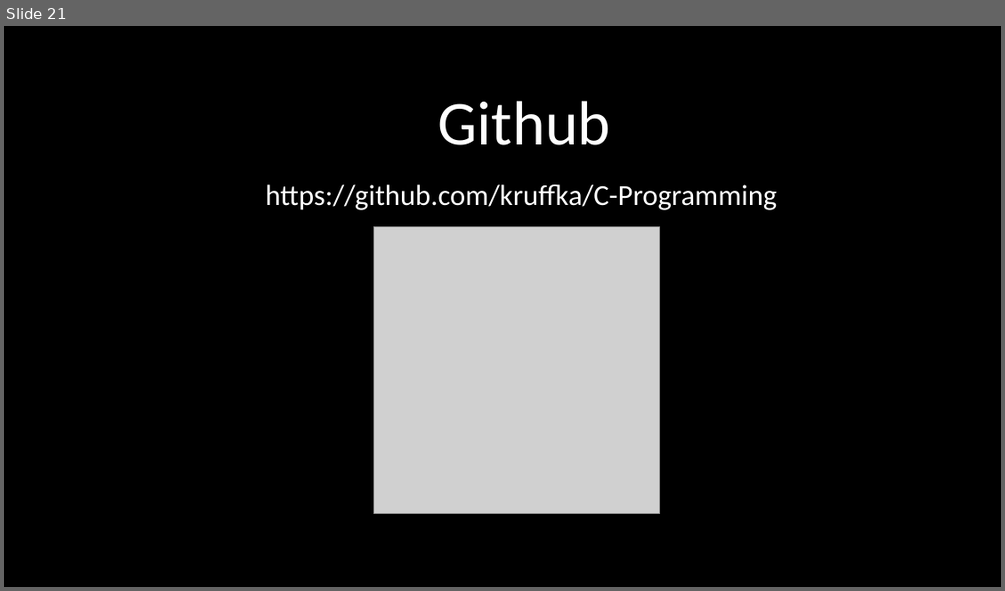
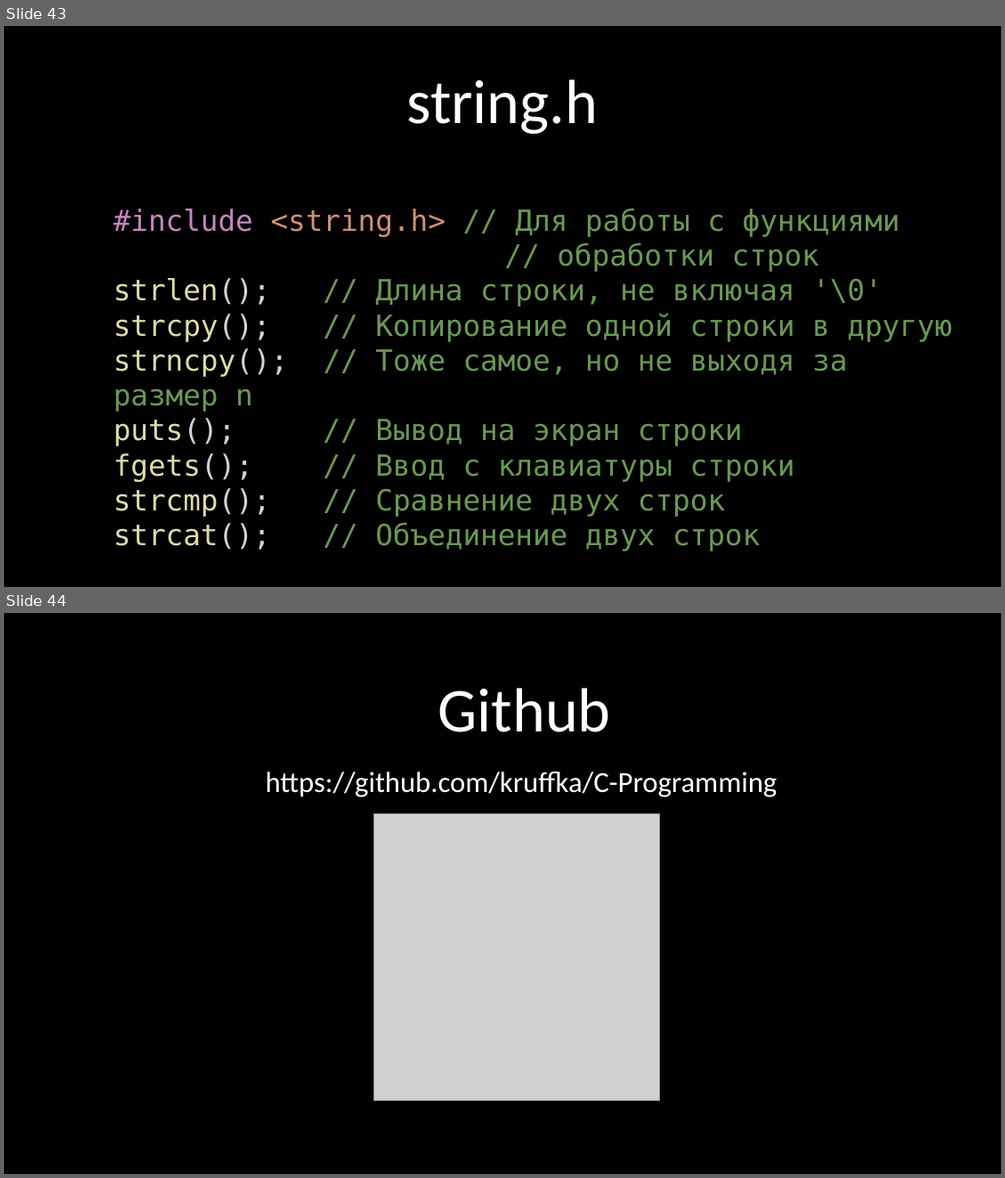
Before and after one commit to kruffka/C-Programming, a slide deck: 5_arrays/5_arrays.pptx. Shown one above the other, each under a label of ours: slide 21 before the commit, slides 43 and 44 after it. The pictures are 1005x591 and 1005x1178 pixels, drawn with LibreOffice and Linux fonts; fonts in the diff are those of the drawing; grey boxes stand for pictures. Boxes give left, top, right and bottom in pixels: in the first picture for what was removed or moved away, otherwise in the second. Text is boxed around its words. In the diff, an @@ line names an element or a change of style, - is before the commit and + after.

```diff
--- a/5_arrays/5_arrays.pptx
+++ b/5_arrays/5_arrays.pptx
@@ slide 43 added at (4,26,1001,587), background #000000 @@
@@ text added at (407,79,598,134), 60 pt, text #FFFFFF @@
+string.h
@@ text added at (113,208,952,516), 28 pt, text #6A9955 @@
+#include <string.h> // Для работы с функциями
+// обработки строк
+strlen(); // Длина строки, не включая '\0'
+strcpy(); // Копирование одной строки в другую
+strncpy(); // Тоже самое, но не выходя за размер n
+puts(); // Вывод на экран строки
+fgets(); // Ввод с клавиатуры строки
+strcmp(); // Сравнение двух строк
+strcat(); // Объединение двух строк
@@ what was slide 21 is now slide 44 @@
```
Also in this commit, not shown: 23 other slides added, 1 slide removed, 6 other files.
